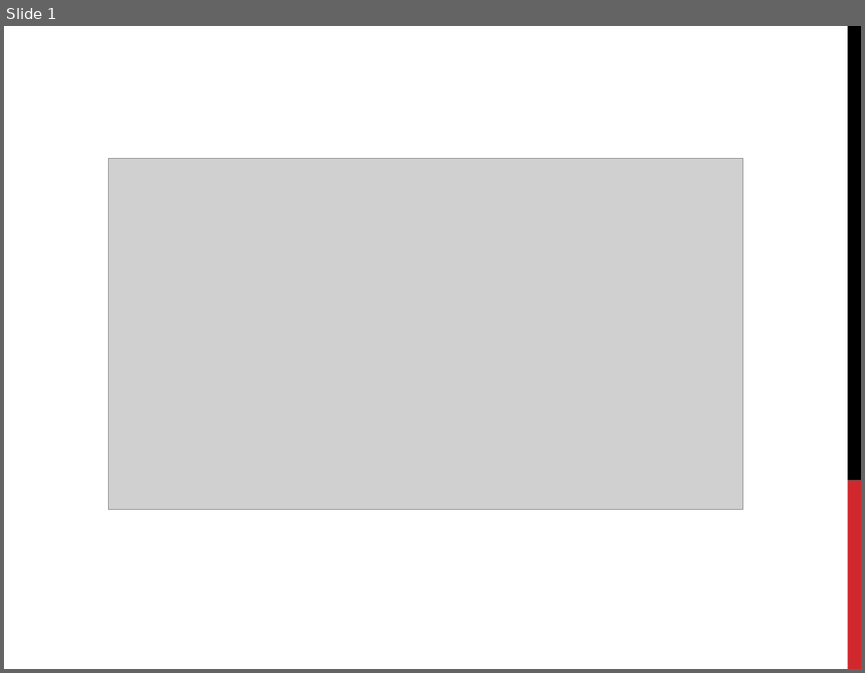
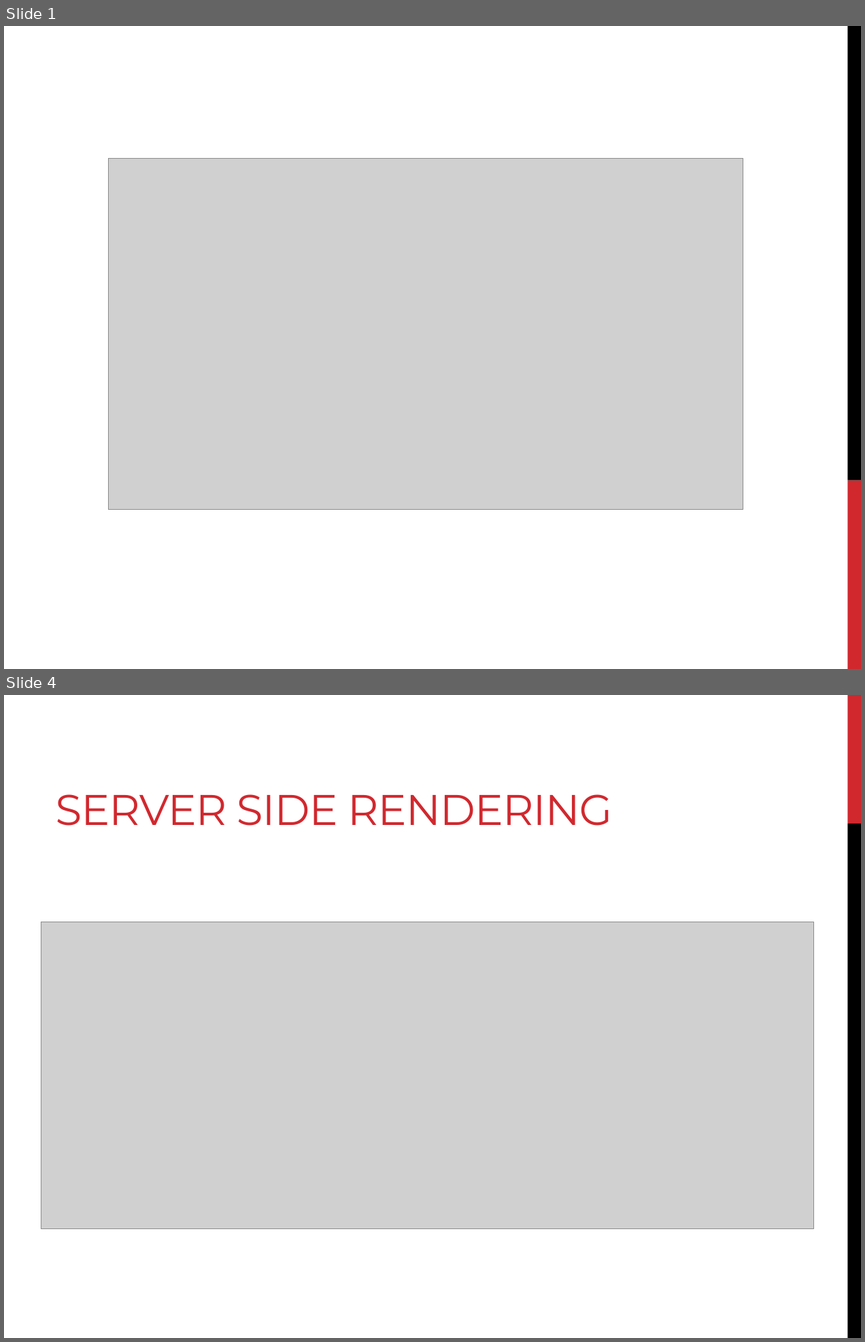
Before and after one commit to kr4cher/nextjs-ePortfolio, a slide deck: slides/ePortfolio-Next.js.pptx. Shown one above the other, each under a label of ours: slide 1 before the commit, slides 1 and 4 after it; the slides between them are not shown. The pictures are 865x673 and 865x1342 pixels, drawn with LibreOffice and Linux fonts; fonts in the diff are those of the drawing; grey boxes stand for pictures. Boxes give left, top, right and bottom in pixels: in the first picture for what was removed or moved away, otherwise in the second. Text is boxed around its words. In the diff, an @@ line names an element or a change of style, - is before the commit and + after.

```diff
--- a/slides/ePortfolio-Next.js.pptx
+++ b/slides/ePortfolio-Next.js.pptx
@@ slide 4 added at (4,695,861,1338), background #FFFFFF @@
@@ rectangle added at (847,695,861,824), fill #D1282E @@
@@ title added at (56,794,612,826), 36 pt, text #D1282E @@
+SERVER SIDE RENDERING
@@ rectangle added at (847,824,861,1338), fill #000000 @@
@@ picture added at (41,922,814,1229) @@
```
Also in this commit, not shown: 3 slides changed, 4 other slides added, 1 other file.
